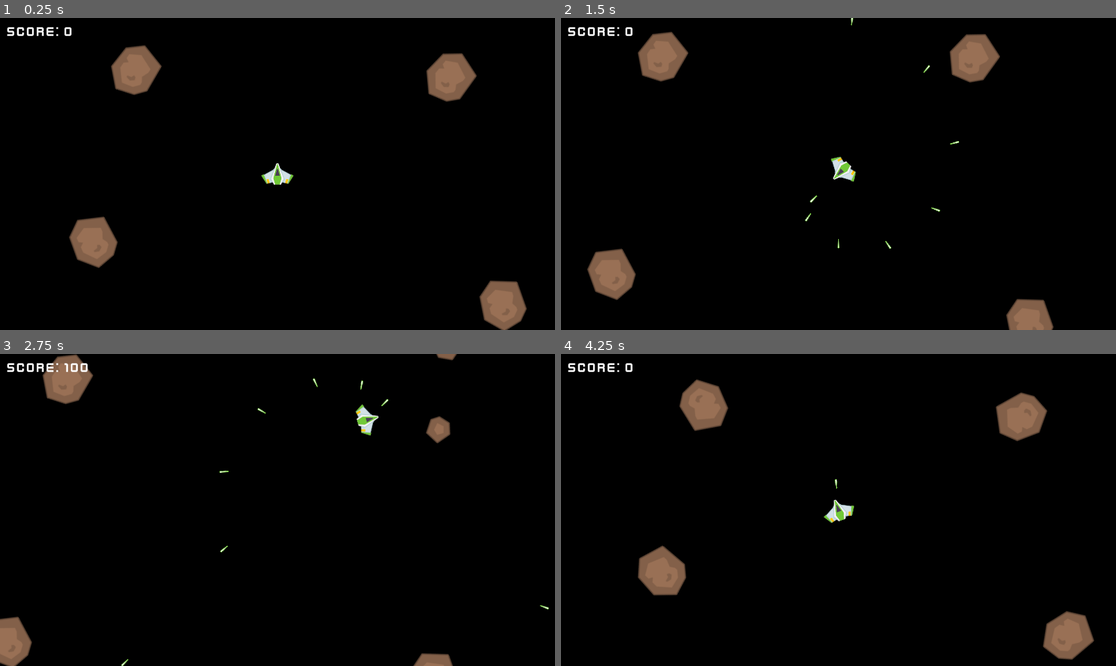
Above: before the commit, frames 1-4 (two rows, left to right).
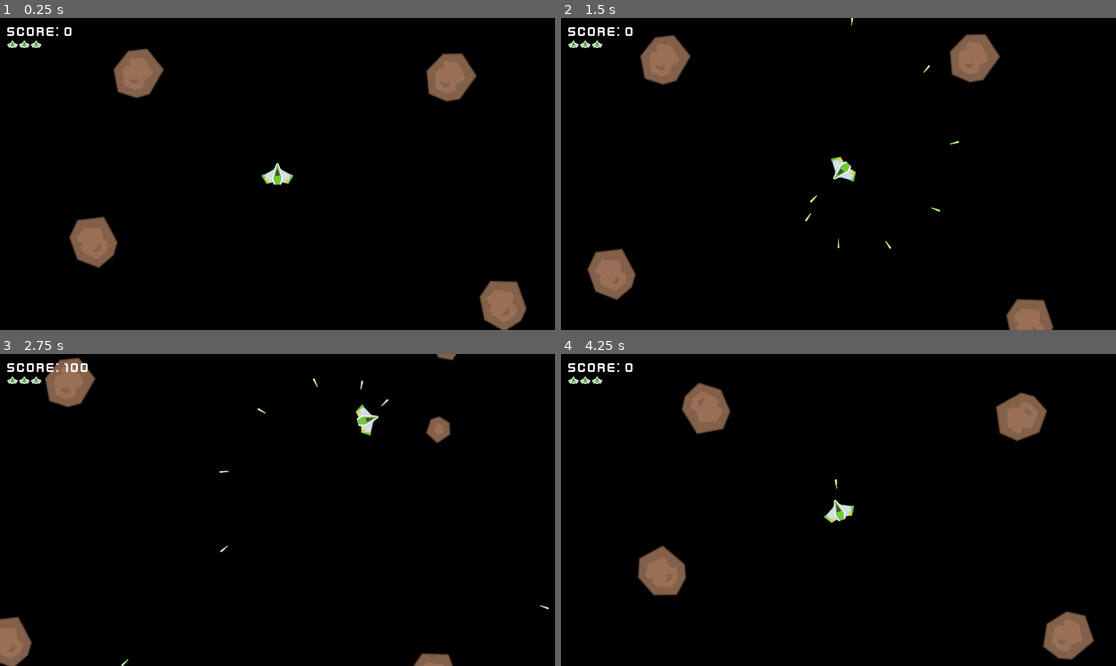
Above: after the commit, the same moments.

Repository: gimpels/asteroids
Game: Godot game, scene res://scenes/game.tscn
Same seed, same stepped clock (60 frames per second), same inputs: the game is played once before the commit and once after it.
Inputs:
- Up to frame 1 (0.25 s): no input
- Up to frame 2 (1.5 s): hold D (rotate_right) 0.53-1.28 s; hold Space (shoot) 0.53-1.28 s; hold S (move_backward) from 1.28 s (still down); tap Space (shoot) at 1.35 s
- Up to frame 3 (2.75 s): release S (move_backward) at 2.03 s; hold D (rotate_right) from 2.03 s (still down); hold Space (shoot) from 2.03 s (still down)
- Up to frame 4 (4.25 s): release D (rotate_right) at 2.78 s; release Space (shoot) at 2.78 s; hold W (move_forward) 2.78-3.53 s; tap Space (shoot) at 2.85 s; hold A (rotate_left) from 3.53 s (still down); hold Space (shoot) from 3.53 s (still down); tap R (reset) at 4.15 s

The runs differ from the first frame. In frame 1, 0.4% of the frame differs, in the area x 1-30%, y 7-26%; in frame 2, 0.4%, in the area x 1-24%, y 4-22%; in frame 3, 0.4%; in frame 4, 0.4%.

Commit message:
HUD and Game Over screen

Diff:
--- a/project.godot
+++ b/project.godot
@@ -60,6 +60,7 @@
 2d_physics/layer_2="player"
 2d_physics/layer_3="asteroids"
 2d_physics/layer_4="projectile"
+2d_physics/layer_5="player_spawn_area"
 
 [physics]
 
--- a/scenes/asteroid.tscn
+++ b/scenes/asteroid.tscn
@@ -22,3 +22,5 @@
 [node name="ScreenWrap" type="Node2D" parent="." unique_id=1876553373]
 script = ExtResource("4_pnq5b")
 metadata/_custom_type_script = "uid://cuj005x82if8k"
+
+[connection signal="body_entered" from="." to="." method="_on_body_entered"]
--- a/scenes/game.tscn
+++ b/scenes/game.tscn
@@ -3,7 +3,9 @@
 [ext_resource type="PackedScene" uid="uid://2c7ivlwkgvw2" path="res://scenes/player.tscn" id="1_uwrxv"]
 [ext_resource type="Script" uid="uid://brsy0jdn43gtw" path="res://scripts/game.gd" id="1_yqjtg"]
 [ext_resource type="PackedScene" uid="uid://dd645opdmabab" path="res://scenes/heads_up_display.tscn" id="2_lbhrr"]
+[ext_resource type="PackedScene" uid="uid://bmq3ibh4i37xj" path="res://scenes/game_over.tscn" id="3_iywne"]
 [ext_resource type="PackedScene" uid="uid://dbtsaevjcfkuc" path="res://scenes/asteroid.tscn" id="3_lnu2h"]
+[ext_resource type="PackedScene" uid="uid://dibjepcpbsy3v" path="res://scenes/player_spawn_area.tscn" id="5_p57ef"]
 
 [node name="Game" type="Node2D" unique_id=1613027338]
 script = ExtResource("1_yqjtg")
@@ -12,7 +14,13 @@
 
 [node name="HeadsUpDisplay" parent="UserInterface" unique_id=1758792103 instance=ExtResource("2_lbhrr")]
 
+[node name="GameOver" parent="UserInterface" unique_id=693078387 instance=ExtResource("3_iywne")]
+visible = false
+
 [node name="Player" parent="." unique_id=233649266 instance=ExtResource("1_uwrxv")]
+position = Vector2(960, 510)
+
+[node name="PlayerSpawnArea" parent="." unique_id=1447440779 instance=ExtResource("5_p57ef")]
 position = Vector2(960, 510)
 
 [node name="Lasers" type="Node2D" parent="." unique_id=2127661443]
@@ -20,7 +28,7 @@
 [node name="Asteroids" type="Node2D" parent="." unique_id=2137667108]
 
 [node name="Asteroid" parent="Asteroids" unique_id=357969369 instance=ExtResource("3_lnu2h")]
-position = Vector2(491, 186)
+position = Vector2(499, 197)
 size = 0
 
 [node name="Asteroid2" parent="Asteroids" unique_id=1531515768 instance=ExtResource("3_lnu2h")]
--- /dev/null
+++ b/scenes/game_over.tscn
@@ -0,0 +1,52 @@
+[gd_scene format=3 uid="uid://bmq3ibh4i37xj"]
+
+[ext_resource type="Script" uid="uid://cu1tbre3u8jj4" path="res://scripts/game_over.gd" id="1_wqhvx"]
+[ext_resource type="FontFile" uid="uid://ca5wtmmkgw8ys" path="res://assets/fonts/kenvector_future_thin.ttf" id="1_xeevv"]
+
+[sub_resource type="LabelSettings" id="LabelSettings_wqhvx"]
+font = ExtResource("1_xeevv")
+font_size = 72
+
+[node name="GameOver" type="Control" unique_id=693078387]
+layout_mode = 3
+anchors_preset = 15
+anchor_right = 1.0
+anchor_bottom = 1.0
+grow_horizontal = 2
+grow_vertical = 2
+script = ExtResource("1_wqhvx")
+
+[node name="Message" type="Label" parent="." unique_id=473087917]
+layout_mode = 1
+anchors_preset = 8
+anchor_left = 0.5
+anchor_top = 0.5
+anchor_right = 0.5
+anchor_bottom = 0.5
+offset_left = -217.0
+offset_top = -117.0
+offset_right = 218.0
+offset_bottom = -36.0
+grow_horizontal = 2
+grow_vertical = 2
+text = "GAME OVER"
+label_settings = SubResource("LabelSettings_wqhvx")
+
+[node name="Restart" type="Button" parent="." unique_id=1029254456]
+layout_mode = 1
+anchors_preset = 8
+anchor_left = 0.5
+anchor_top = 0.5
+anchor_right = 0.5
+anchor_bottom = 0.5
+offset_left = -134.0
+offset_top = 7.0
+offset_right = 134.0
+offset_bottom = 69.0
+grow_horizontal = 2
+grow_vertical = 2
+theme_override_fonts/font = ExtResource("1_xeevv")
+theme_override_font_sizes/font_size = 48
+text = "TRY AGAIN"
+
+[connection signal="pressed" from="Restart" to="." method="_on_restart_pressed"]
--- a/scenes/heads_up_display.tscn
+++ b/scenes/heads_up_display.tscn
@@ -22,3 +22,10 @@
 offset_bottom = 74.0
 text = "SCORE: 0"
 label_settings = SubResource("LabelSettings_mw38o")
+
+[node name="Lives" type="HBoxContainer" parent="." unique_id=167959654]
+layout_mode = 0
+offset_left = 25.0
+offset_top = 78.0
+offset_right = 144.0
+offset_bottom = 104.0
--- /dev/null
+++ b/scenes/life.tscn
@@ -0,0 +1,9 @@
+[gd_scene format=3 uid="uid://py4h2hckmw7o"]
+
+[ext_resource type="Texture2D" uid="uid://wpldr74gypjh" path="res://assets/textures/player_life.png" id="1_tf86k"]
+
+[node name="Life" type="TextureRect" unique_id=799022224]
+offset_right = 37.0
+offset_bottom = 26.0
+scale = Vector2(1.5, 1.5)
+texture = ExtResource("1_tf86k")
--- /dev/null
+++ b/scenes/player_spawn_area.tscn
@@ -0,0 +1,14 @@
+[gd_scene format=3 uid="uid://dibjepcpbsy3v"]
+
+[ext_resource type="Script" uid="uid://nbb4ov6wo34b" path="res://scripts/player_spawn_area.gd" id="1_eaxii"]
+
+[sub_resource type="CircleShape2D" id="CircleShape2D_2geer"]
+radius = 169.07394
+
+[node name="PlayerSpawnArea" type="Area2D" unique_id=1447440779]
+collision_layer = 16
+collision_mask = 4
+script = ExtResource("1_eaxii")
+
+[node name="CollisionShape2D" type="CollisionShape2D" parent="." unique_id=1659197386]
+shape = SubResource("CircleShape2D_2geer")
--- a/scripts/asteroid.gd
+++ b/scripts/asteroid.gd
@@ -64,3 +64,9 @@
 func explode() -> void:
 	emit_signal("exploded", global_position, size, points)
 	queue_free()
+
+
+func _on_body_entered(body: Node2D) -> void:
+	if body is Player:
+		var player: Player = body
+		player.die()
--- a/scripts/game.gd
+++ b/scripts/game.gd
@@ -6,15 +6,26 @@
 @onready var player := $Player
 @onready var asteroids := $Asteroids
 @onready var hud := $UserInterface/HeadsUpDisplay
+@onready var game_over := $UserInterface/GameOver
+@onready var player_spawn_area := $PlayerSpawnArea
 
 @onready var score: int = 0:
 	set(value):
 		score = value
 		hud.score = score
 
+@onready var lives: int = 3:
+	set(value):
+		lives = value
+		hud.set_lives(lives)
 
 func _ready() -> void:
+	game_over.visible = false
+	lives = 3
+	score = 0
+
 	player.connect("laser_shot", _on_player_laser_shot)
+	player.connect("died", _on_player_died)
 
 	for asteroid in asteroids.get_children():
 		asteroid.connect("exploded", _on_asteroid_exploded)
@@ -27,6 +38,21 @@
 
 func _on_player_laser_shot(laser: Variant) -> void:
 	lasers.add_child(laser)
+
+
+func _on_player_died() -> void:
+	lives -= 1
+
+	if lives <= 0:
+		await get_tree().create_timer(1).timeout
+		game_over.visible = true
+	else:
+		await get_tree().create_timer(1).timeout
+
+		while !player_spawn_area.is_empty:
+			await get_tree().create_timer(0.1).timeout
+
+		player.respawn()
 
 
 func _on_asteroid_exploded(asteroid_position: Vector2, size: Asteroid.AsteroidSize, points: int) -> void:
--- /dev/null
+++ b/scripts/game_over.gd
@@ -0,0 +1,5 @@
+extends Control
+
+
+func _on_restart_pressed() -> void:
+	get_tree().reload_current_scene()
--- a/scripts/heads_up_display.gd
+++ b/scripts/heads_up_display.gd
@@ -2,6 +2,7 @@
 
 
 const SCORE_TEXT := "SCORE: "
+const LIFE_SCENE := preload("res://scenes/life.tscn")
 
 var score := 0:
 	set(value):
@@ -9,3 +10,13 @@
 		score_label.text = SCORE_TEXT + str(score)
 
 @onready var score_label := $Score
+@onready var lives := $Lives
+
+# TODO: Optimize this function
+func set_lives(n: int) -> void:
+	for life in lives.get_children():
+		life.queue_free()
+
+	for i in n:
+		var life = LIFE_SCENE.instantiate()
+		lives.add_child(life)
--- a/scripts/laser.gd
+++ b/scripts/laser.gd
@@ -14,8 +14,7 @@
 
 
 func _on_area_entered(area: Area2D) -> void:
-	var asteroid: Asteroid = area
-
-	if asteroid:
+	if area is Asteroid:
+		var asteroid: Asteroid = area
 		asteroid.explode()
 		queue_free()
--- a/scripts/player.gd
+++ b/scripts/player.gd
@@ -1,6 +1,7 @@
-extends CharacterBody2D
+class_name Player extends CharacterBody2D
 
 signal laser_shot(laser)
+signal died()
 
 @export var speed := 10.0
 @export var maximum_speed := 500.0
@@ -10,6 +11,8 @@
 var shoot_cooldown := false
 var laser_scene := preload("res://scenes/laser.tscn")
 
+var alive = true
+
 @onready var sprite: Sprite2D = $Sprite2D
 @onready var screen_wrap := $ScreenWrap
 @onready var muzzle := $Muzzle
@@ -17,9 +20,7 @@
 
 
 func _ready() -> void:
-	var screen_center: Vector2i = viewport.size / 2
-	global_position = screen_center
-
+	set_init_position()
 	screen_wrap.size = sprite.texture.get_size()
 
 
@@ -53,9 +54,35 @@
 	move_and_slide()
 
 
+func set_init_position() -> void:
+	var screen_center: Vector2i = viewport.size / 2
+	global_position = screen_center
+
+
 func shoot_laser() -> void:
 	var laser = laser_scene.instantiate()
 	laser.global_position = muzzle.global_position
 	laser.rotation = rotation
 
 	emit_signal("laser_shot", laser)
+
+
+func die() -> void:
+	if alive:
+		alive = false
+		emit_signal("died")
+
+		sprite.visible = false
+		process_mode = Node.PROCESS_MODE_DISABLED
+
+
+func respawn() -> void:
+	if not alive:
+		alive = true
+
+		rotation = 0
+		velocity = Vector2.ZERO
+		set_init_position()
+
+		sprite.visible = true
+		process_mode = Node.PROCESS_MODE_INHERIT
--- /dev/null
+++ b/scripts/player_spawn_area.gd
@@ -0,0 +1,13 @@
+extends Area2D
+
+
+var is_empty: bool:
+	get:
+		return !has_overlapping_areas() && !has_overlapping_bodies()
+
+@onready var viewport := get_viewport()
+
+
+func _ready() -> void:
+	var screen_center: Vector2i = viewport.size / 2
+	global_position = screen_center
Binary file added: assets/textures/player_life.png
Not shown, added: assets/textures/player_life.png.import
Not shown, added: scripts/game_over.gd.uid
Not shown, added: scripts/player_spawn_area.gd.uid
